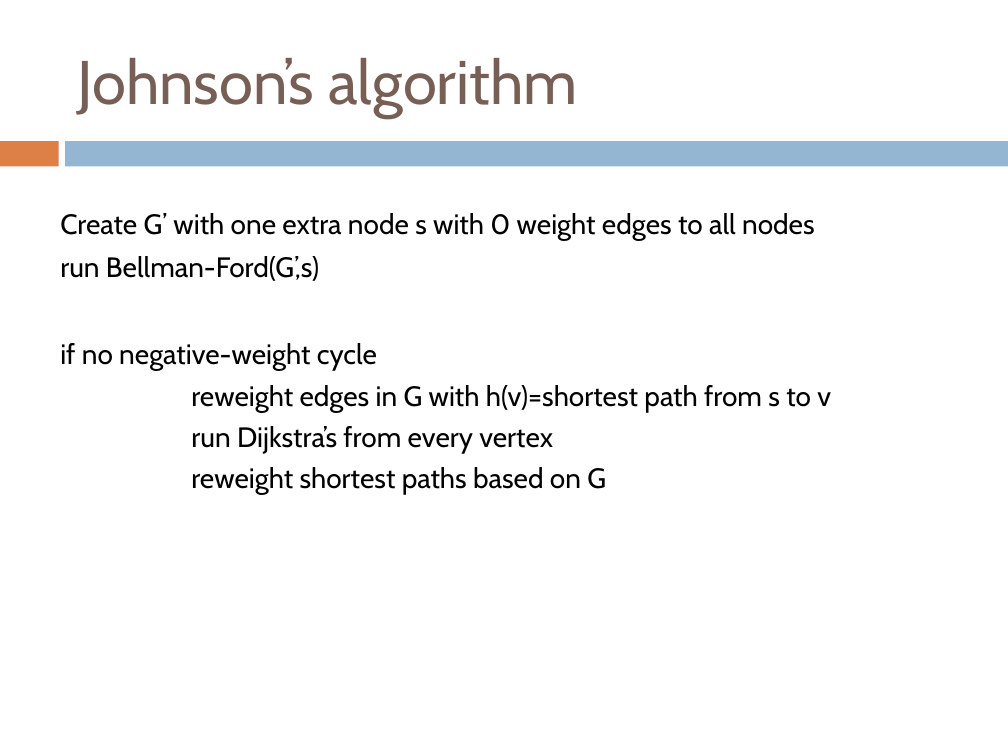
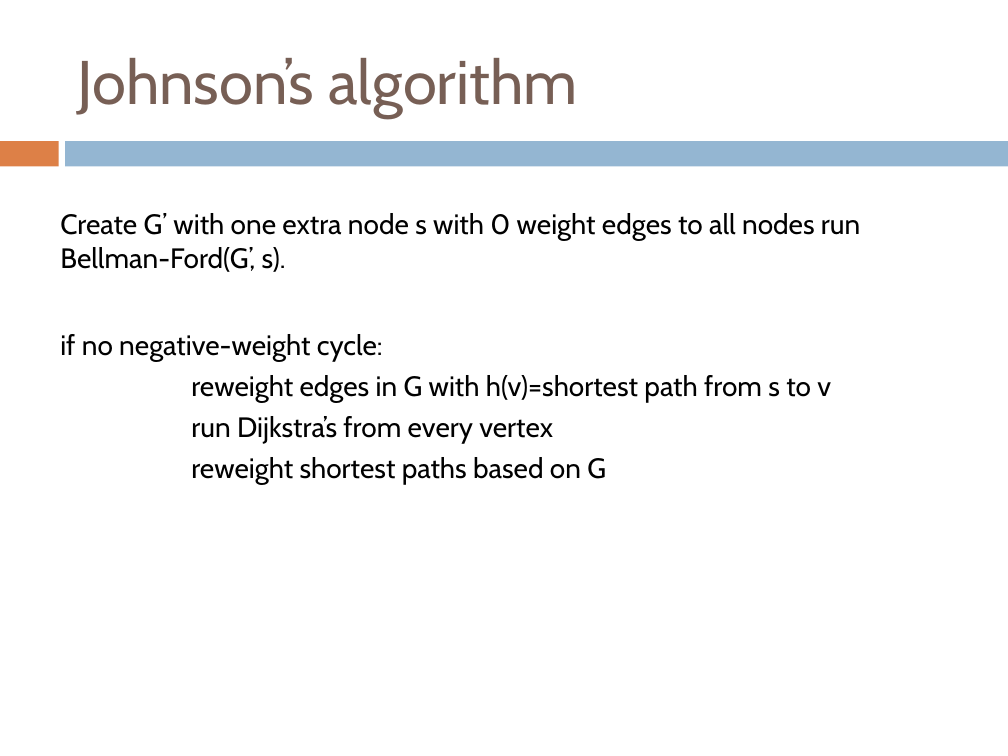
Before and after one commit to Collins-kariuk/Algorithms, a slide deck: slide 71 of Lectures/Lecture 20_All-Pairs Shortest Paths.pptx. Drawn at 1008x756 pixels with LibreOffice and Linux fonts; fonts in the diff are those of the drawing. Boxes give left, top, right and bottom in pixels: in the first picture for what was removed or moved away, otherwise in the second. Text is boxed around its words. In the diff, an @@ line names an element or a change of style, - is before the commit and + after.

```diff
--- a/Lectures/Lecture 20_All-Pairs Shortest Paths.pptx
+++ b/Lectures/Lecture 20_All-Pairs Shortest Paths.pptx
@@ text at box(60, 213, 860, 361): text changed @@
-Create G’ with one extra node s with 0 weight edges to all nodes
-run Bellman-Ford(G’,s)
-if no negative-weight cycle
+Create G’ with one extra node s with 0 weight edges to all nodes run Bellman-Ford(G’, s).
+if no negative-weight cycle:
```
Also in this commit, not shown: 13 other slides changed.
